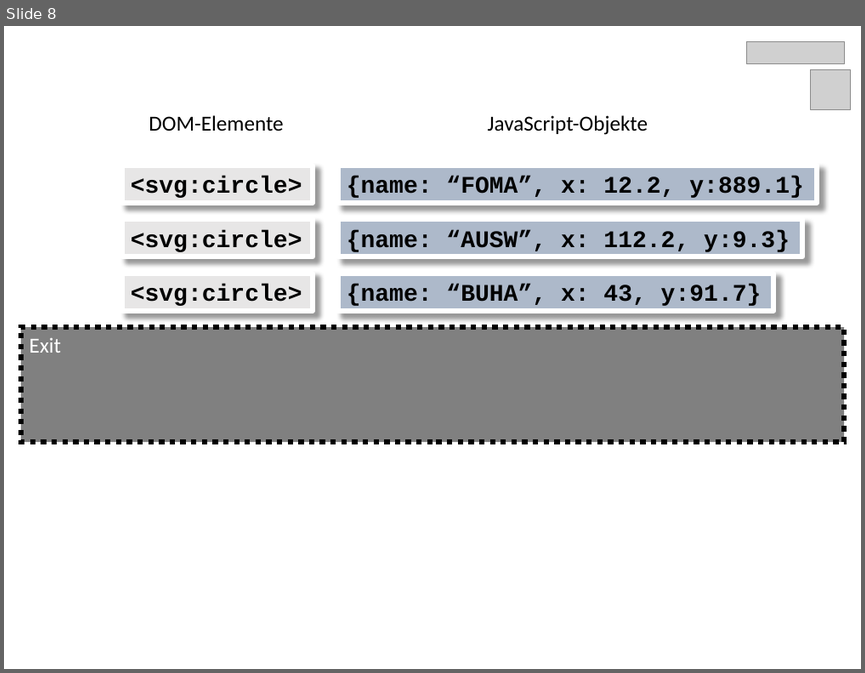
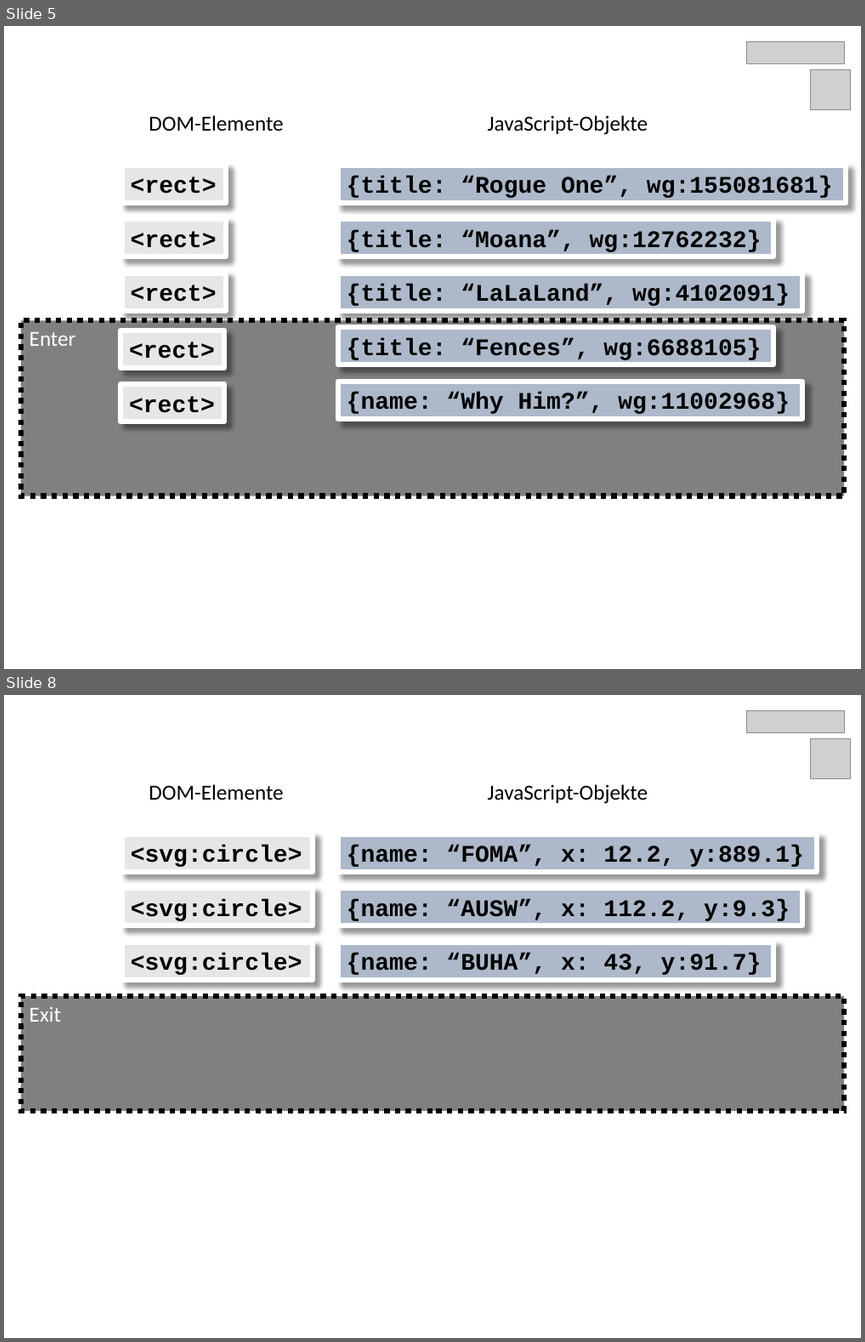
Before and after one commit to owidder/code.talks, a slide deck: folien/d3in20minuten.pptx. Shown one above the other, each under a label of ours: slide 8 before the commit, slides 5 and 8 after it; the slides between them are not shown. The pictures are 865x673 and 865x1342 pixels, drawn with LibreOffice and Linux fonts; fonts in the diff are those of the drawing; grey boxes stand for pictures. Boxes give left, top, right and bottom in pixels: in the first picture for what was removed or moved away, otherwise in the second. Text is boxed around its words. In the diff, an @@ line names an element or a change of style, - is before the commit and + after.

```diff
--- a/folien/d3in20minuten.pptx
+++ b/folien/d3in20minuten.pptx
@@ slide 5 added at [4,26,861,669], background #FFFFFF @@
@@ picture added at [746,41,844,63] @@
@@ picture added at [811,69,850,109] @@
@@ text added at [148,115,283,131], 18 pt, text #000000 @@
+DOM-Elemente
@@ text added at [488,115,647,135], 18 pt, text #000000 @@
+JavaScript-Objekte
@@ rectangle added at [122,165,226,203], fill #E7E6E6, outline #FFFFFF 4.5 pt, 20 pt, text #000000, bold @@
+<rect>
@@ rectangle added at [338,165,846,203], fill #ADB9CA, outline #FFFFFF 4.5 pt, 20 pt, text #000000, bold @@
+{title: “Rogue One”, wg:155081681}
@@ rectangle added at [122,219,226,256], fill #E7E6E6, outline #FFFFFF 4.5 pt, 20 pt, text #000000, bold @@
+<rect>
@@ rectangle added at [338,219,773,256], fill #ADB9CA, outline #FFFFFF 4.5 pt, 20 pt, text #000000, bold @@
+{title: “Moana”, wg:12762232}
@@ rectangle added at [122,272,226,311], fill #E7E6E6, outline #FFFFFF 4.5 pt, 20 pt, text #000000, bold @@
+<rect>
@@ rectangle added at [338,272,802,311], fill #ADB9CA, outline #FFFFFF 4.5 pt, 20 pt, text #000000, bold @@
+{title: “LaLaLand”, wg:4102091}
@@ rectangle added at [21,321,845,496], fill #808080, outline #000000 4.5 pt dashed, 18 pt, text #FFFFFF @@
+Enter
@@ rectangle added at [120,330,224,368], fill #E7E6E6, outline #FFFFFF 4.5 pt, 20 pt, text #000000, bold @@
+<rect>
@@ rectangle added at [338,327,773,364], fill #ADB9CA, outline #FFFFFF 4.5 pt, 20 pt, text #000000, bold @@
+{title: “Fences”, wg:6688105}
@@ rectangle added at [338,380,802,419], fill #ADB9CA, outline #FFFFFF 4.5 pt, 20 pt, text #000000, bold @@
+{name: “Why Him?”, wg:11002968}
@@ rectangle added at [120,384,224,422], fill #E7E6E6, outline #FFFFFF 4.5 pt, 20 pt, text #000000, bold @@
+<rect>
```
Also in this commit, not shown: 3 slides changed, 3 other slides added, 4 slides removed, 4 other files.
